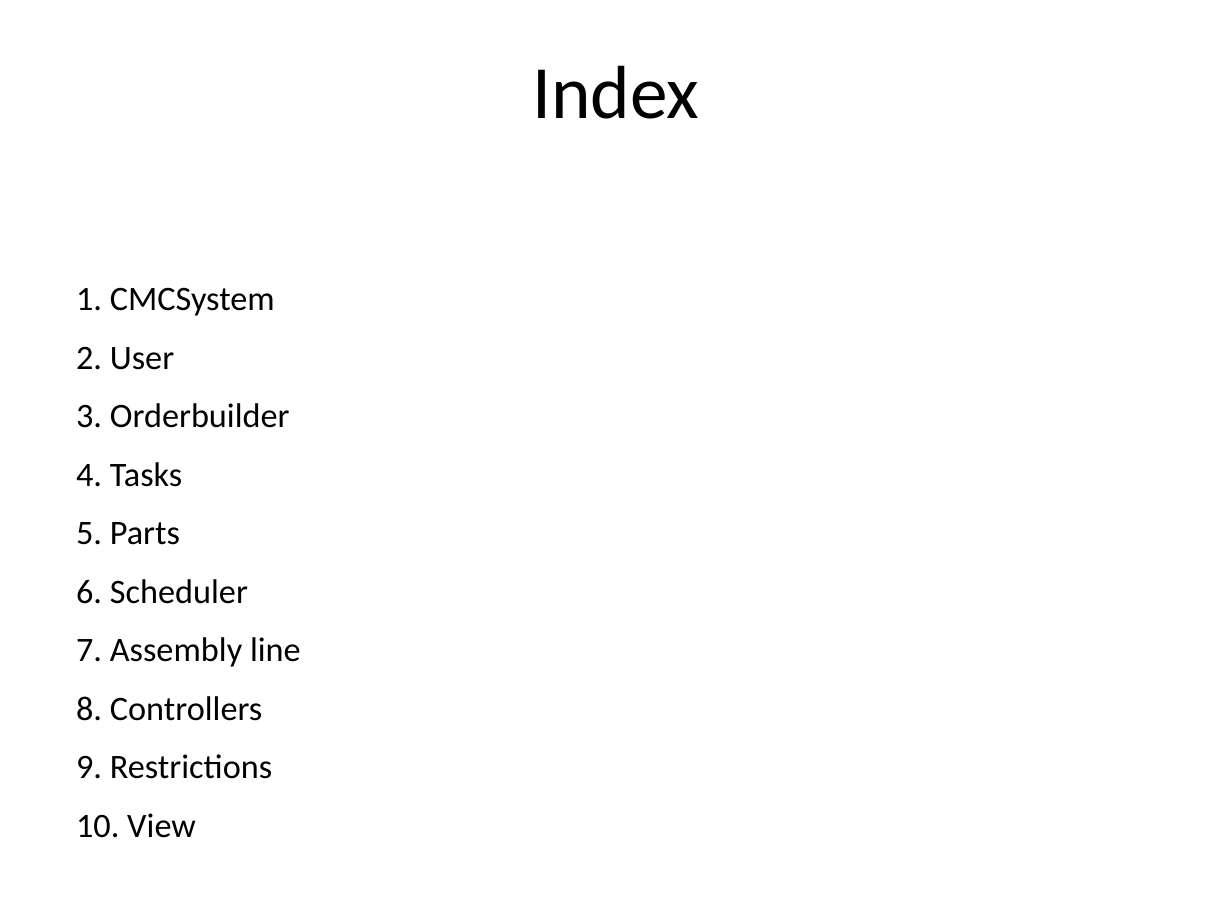
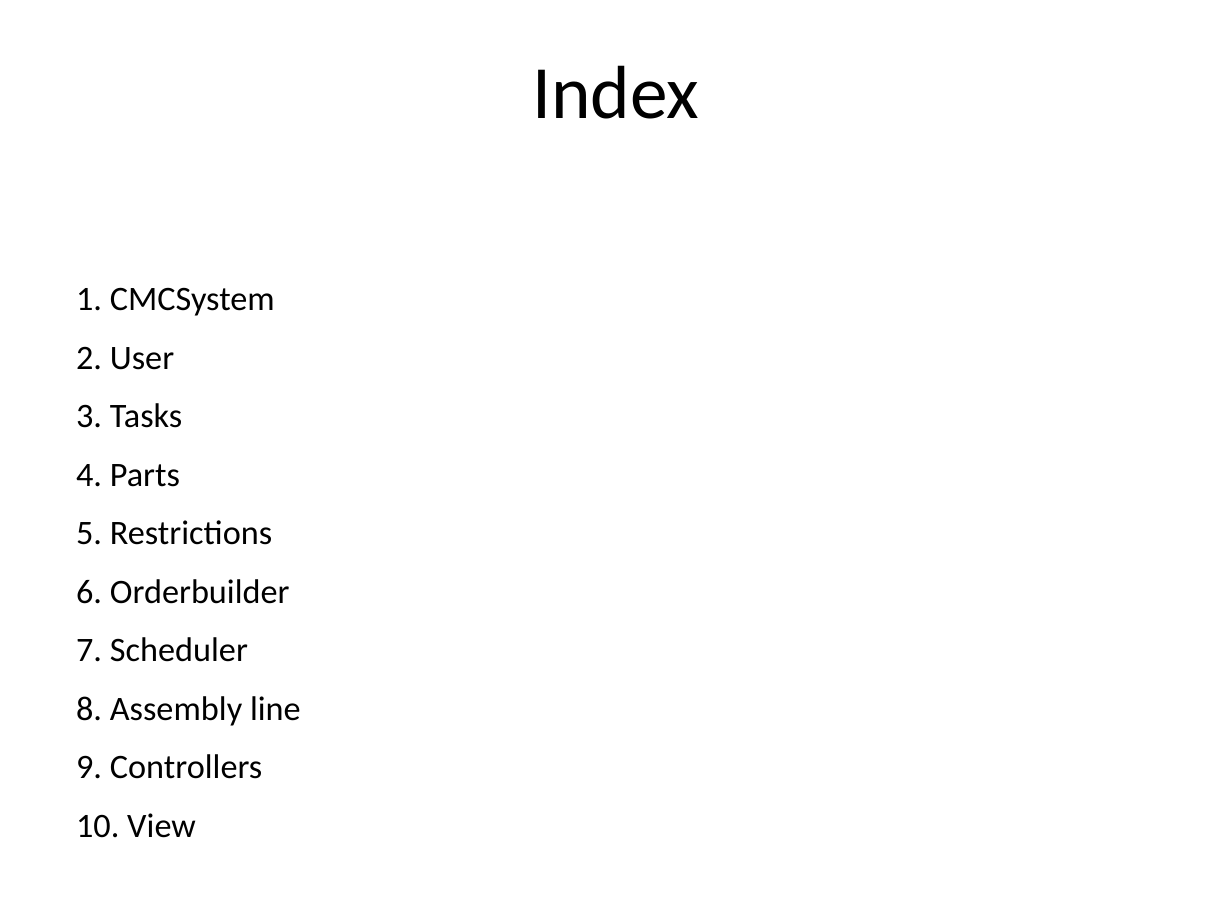
Before and after one commit to Novarg1/SWOP21, a slide deck: slide 3 of presentatie/Presentatie_Iteratie3_aanpassingenWonne21h59.ppt. Drawn at 1232x924 pixels with LibreOffice and Linux fonts; fonts in the diff are those of the drawing. Boxes give left, top, right and bottom in pixels: in the first picture for what was removed or moved away, otherwise in the second. Text is boxed around its words. In the diff, an @@ line names an element or a change of style, - is before the commit and + after.

```diff
--- a/presentatie/Presentatie_Iteratie3_aanpassingenWonne21h59.ppt
+++ b/presentatie/Presentatie_Iteratie3_aanpassingenWonne21h59.ppt
@@ text at <box>76,403,301,779</box>: text changed @@
-3. Orderbuilder
-4. Tasks
-5. Parts
-6. Scheduler
-7. Assembly line
-8. Controllers
-9. Restrictions
+3. Tasks
+4. Parts
+5. Restrictions
+6. Orderbuilder
+7. Scheduler
+8. Assembly line
+9. Controllers
```
Also in this commit, not shown: 18 other slides changed, 1 slide added.
